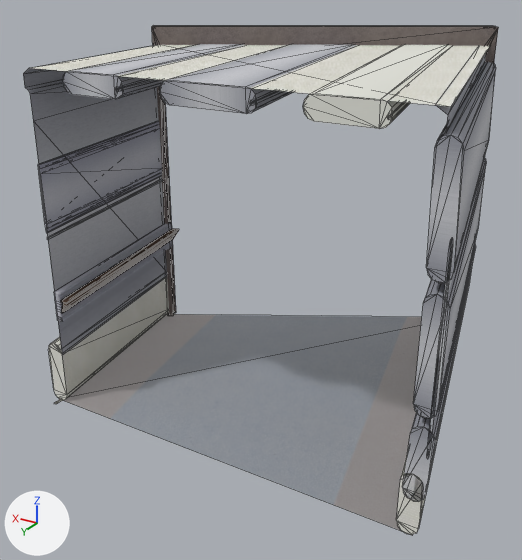
What one commit did to the FBX model Assets/Models/GalaxyCorridor/GalaxyCorridorLeftTurn2.fbx.
Both versions are drawn from a camera (50 mm lens) standing at (-2.05, 4.71, 2.97) and looking at (0.56, 0.36, 0.8). Every picture has the same lights, and +X, +Y and +Z are marked at lower left. Mesh edges are drawn as thin lines on the coarser meshes. Where no turn or scale is listed for an object, it has been applied to the vertices.

In view in the first picture: 'ChamferBox64', 'ChamferBox64.002', 'ChamferBox64.003'.
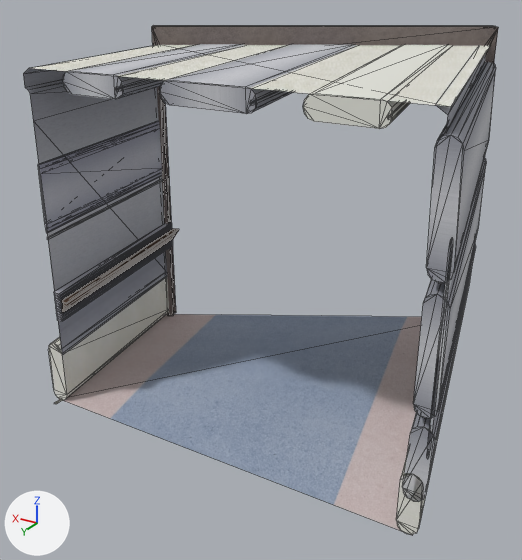
Boxes [x1, y1, x2, y2] around the edits, measured in the pictures (522 x 560 px):
'ChamferBox64', reshaped
    both: [23, 26, 498, 535]
'ChamferBox64.001', surface changed, reshaped (not visible before)
    after: [63, 314, 422, 535]
part 1 of me_chamferbox64, deleted
    before: [63, 314, 422, 535]
part 2 of me_chamferbox64, built on
    before: [61, 229, 178, 305]
    after: [48, 179, 178, 321]
'ChamferBox64.002', unchanged, covered by the edit
    before: [313, 45, 448, 122]
'ChamferBox64.003', unchanged, covered by the edit
    before: [54, 223, 173, 321]

The change, as a diff of the scene's bpy script:
```diff
--- a/Assets/Models/GalaxyCorridor/GalaxyCorridorLeftTurn2.fbx.py
+++ b/Assets/Models/GalaxyCorridor/GalaxyCorridorLeftTurn2.fbx.py
@@ img_carpet_png @@
-img_carpet_png = load_image('Carpet.png', 'Materials/Carpet.png', 853, 853, 'Non-Color')
+img_carpet_png = load_image('Carpet.png', 'Materials/Carpet.png', 853, 853, 'sRGB')
@@ mat_09___default_002 @@
 n2 = _N.new('ShaderNodeTexImage'); n2.name = 'Image Texture'
 n0 = _N.new('ShaderNodeBsdfPrincipled'); n0.name = 'Principled BSDF'
 n2.image = img_carpet_png
-n3 = _N.new('ShaderNodeTexImage'); n3.name = 'Image Texture.001'
-n3.image = img_carpet_png
 _L.new(n2.outputs[0], n0.inputs[0])  # 'Color' to 'Base Color'
-_L.new(n2.outputs[1], n0.inputs[4])  # 'Alpha' to 'Alpha'
-_L.new(n3.outputs[0], n0.inputs[18])  # 'Color' to 'Transmission Weight'
 _L.new(n0.outputs[0], n1.inputs[0])  # 'BSDF' to 'Surface'
@@ me_chamferbox64_003 @@
 # verts and faces of me_chamferbox64_003; kept vertices keep their numbers, new ones are numbered from 4
-me_chamferbox64_003.from_pydata(...)  # 4 vertices, 2 faces; spans x -1.39..-0.76, y -1.53..1.47, z -1.81..-0.67
-me_chamferbox64_003.materials.append(mat_01___default_002)  # picture img_brushedmetal_png
+me_chamferbox64_003.from_pydata(...)  # 4 vertices, 2 faces; spans x -1.35..1.67, y -1.46..1.47, z -2.42
+# me_chamferbox64_003 part 3
+delete_vertices([*range(0, 4)])  # with the faces that use them
+verts[4] = (-0.76, -1.46, -2.42)
+verts[5] = (1.67, -0.09, -2.42)
+verts[6] = (-1.35, 1.47, -2.42)  # pixel (412, 535)
+verts[7] = (1.43, 1.47, -2.42)  # pixel (59, 399)
+faces += [(4, 7, 6), (4, 5, 7)]
+me_chamferbox64_003.materials.append(mat_09___default_002)  # picture img_carpet_png
@@ me_chamferbox64 @@
-me_chamferbox64.from_pydata(...)  # 560 vertices, 886 faces; spans x -1.42..1.72, y -1.57..1.54, z -2.42..0.13
+me_chamferbox64.from_pydata(...)  # 588 vertices, 1026 faces; spans x -1.42..1.72, y -1.57..1.54, z -2.42..0.13
+# me_chamferbox64 part 1: the loose piece of 4 vertices spanning x -1.35..1.67, y -1.46..1.47, z -2.42 is deleted
+# me_chamferbox64 part 2
+# 13 faces are deleted
+# 14 vertices are added at x 1.29..1.55, y -0.16..1.47, z -1.73..-1.53
+# 10 new vertices lie (-0.05, -0.03, 0.02) away from vertices in x 1.6, y -0.13, z -1.74..-1.54
+# 8 new vertices lie (-0.26, 1.63, 0.0) away from vertices in x 1.55, y -0.16, z -1.69..-1.52
+# 6 new faces join them, mat_01___default_002 (picture img_brushedmetal_png)
+# 100 new faces join them, mat_01___defaultwe_002 (picture img_brushedmetal2_png)
+# 15 new faces join them, mat_07___default_002 (picture img_polished_wood_jpg)
 me_chamferbox64.materials.append(mat_01___default_002)
@@ me_chamferbox64 @@
 me_chamferbox64.materials.append(mat_08___default_002)
-me_chamferbox64.materials.append(mat_09___default_002)
```
